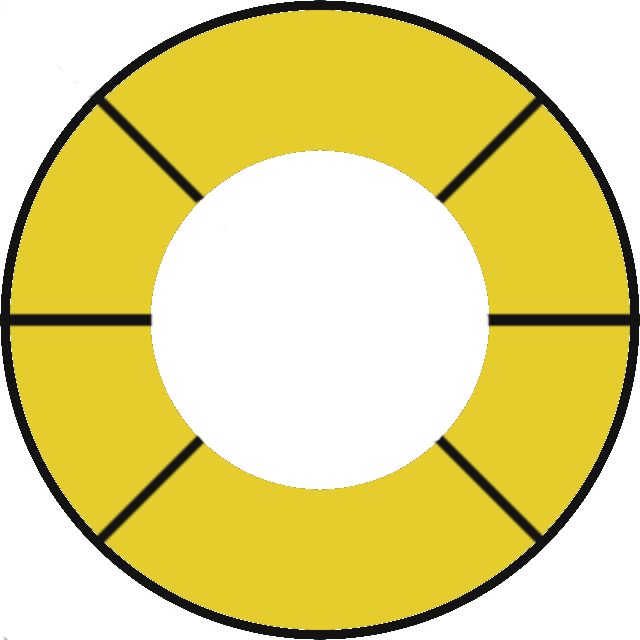
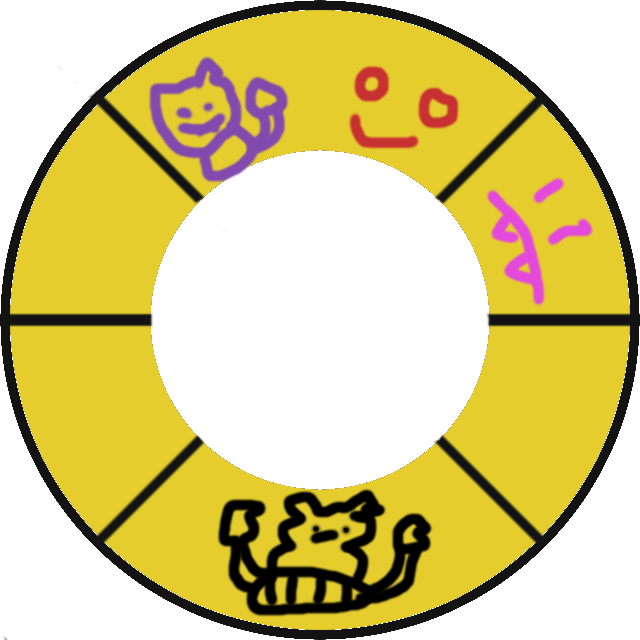
Before/after of a 640px x 640px layered artwork. What changed in the layer stack:
showed "characters", painted on it over (x1=148, y1=55, x2=594, y2=617)
